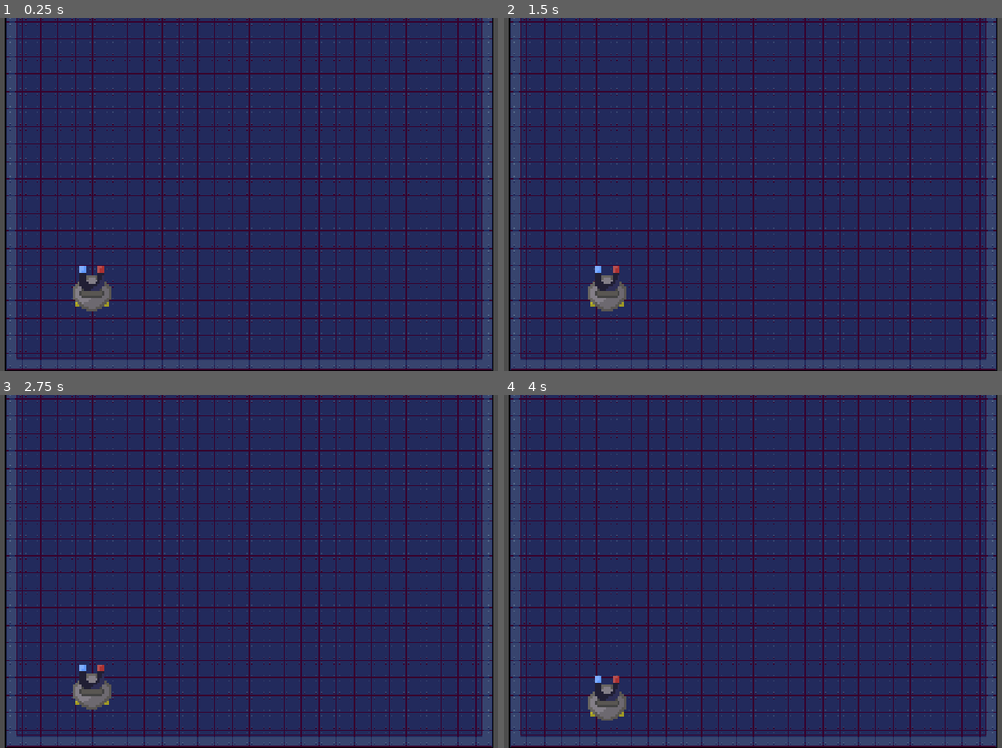
Above: before the commit, frames 1-4 (two rows, left to right).
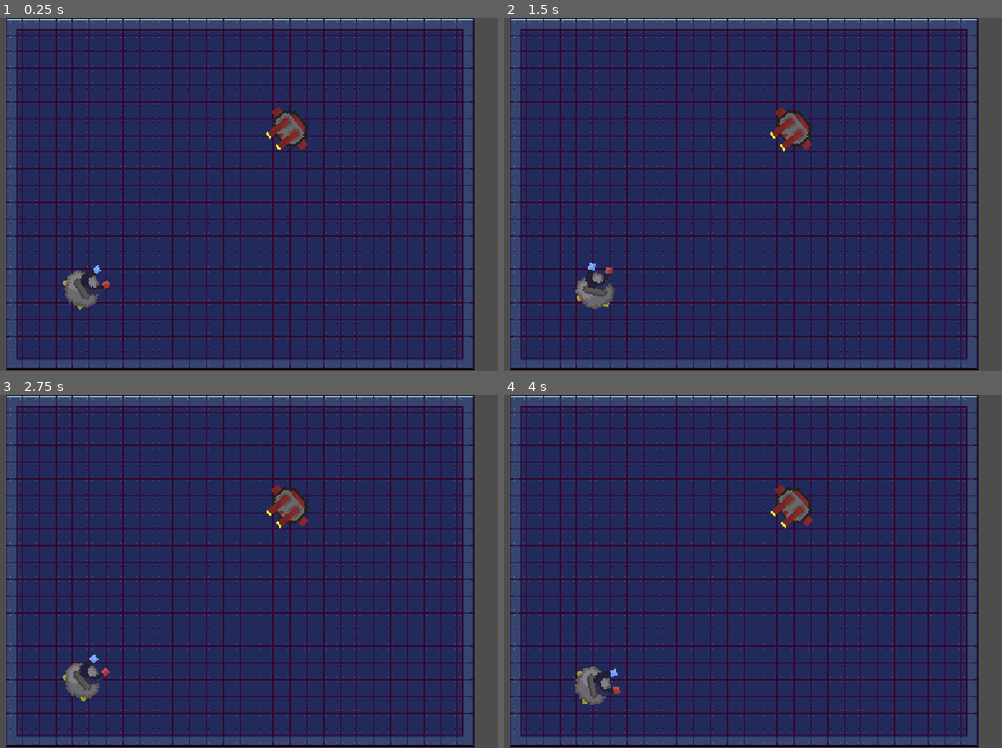
Above: after the commit, the same moments.

Repository: FazalThe/magslam
Game: Godot game, scene res://main.tscn
Same seed, same stepped clock (60 frames per second), same inputs: the game is played once before the commit and once after it.
Inputs (mouse positions are in pixels of both pictures, inside the frame that each line leads up to):
- Up to frame 1 (0.25 s): no input
- Up to frame 2 (1.5 s): tap Enter at 0.5 s; move the mouse to (877, 176) at 0.52 s; hold Right 0.53-1.28 s; tap A (A) at 0.6 s; click (877, 176) at 0.67 s; tap D (D) at 0.8, 1.35 s; tap Space at 1.25 s; move the mouse to (613, 212) at 1.27 s; hold Down from 1.28 s (still down); click (613, 212) at 1.42 s
- Up to frame 3 (2.75 s): tap S (S) at 1.55, 2.1 s; tap Enter at 2 s; move the mouse to (298, 493) at 2.02 s; release Down at 2.03 s; hold Right from 2.03 s (still down); click (298, 493) at 2.17 s; tap A (A) at 2.3 s
- Up to frame 4 (4 s): tap Space at 2.75 s; move the mouse to (708, 642) at 2.77 s; release Right at 2.78 s; hold Up 2.78-3.53 s; tap A (A) at 2.85 s; click (708, 642) at 2.92 s; tap D (D) at 3.05, 3.6 s; tap Enter at 3.5 s; move the mouse to (927, 624) at 3.52 s; hold Left from 3.53 s (still down); click (927, 624) at 3.67 s; tap S (S) at 3.8 s

The runs differ from the first frame. In frame 1, 33% of the frame differs, in the area x 0-100%, y 0-100%; in frame 2, 33%; in frame 3, 33%; in frame 4, 34%.

Commit message:
added enemy

Diff:
--- /dev/null
+++ b/dualbot.gd
@@ -0,0 +1,16 @@
+extends CharacterBody2D
+
+@onready var magnet: CharacterBody2D = $"../Magnet"
+
+
+
+const SPEED = 300.0
+
+
+func _physics_process(_delta: float) -> void:
+
+	look_at(magnet.position)
+
+
+
+	move_and_slide()
--- /dev/null
+++ b/dualbot.tscn
@@ -0,0 +1,19 @@
+[gd_scene load_steps=4 format=3 uid="uid://b5vtble46hk1y"]
+
+[ext_resource type="Script" uid="uid://dptci2n6kwl87" path="res://dualbot.gd" id="1_4bj0b"]
+[ext_resource type="Texture2D" uid="uid://cxogh155bspdp" path="res://Assets/Characters/robot.png" id="1_toofv"]
+
+[sub_resource type="CircleShape2D" id="CircleShape2D_toofv"]
+radius = 28.0
+
+[node name="CharacterBody2D" type="CharacterBody2D"]
+script = ExtResource("1_4bj0b")
+
+[node name="Sprite2D" type="Sprite2D" parent="."]
+position = Vector2(7.9999995, 4.768372e-07)
+rotation = -1.5707964
+scale = Vector2(4.19, 4.19)
+texture = ExtResource("1_toofv")
+
+[node name="CollisionShape2D" type="CollisionShape2D" parent="."]
+shape = SubResource("CircleShape2D_toofv")
--- a/main.tscn
+++ b/main.tscn
@@ -13,6 +13,7 @@
 [ext_resource type="Texture2D" uid="uid://fulrpaxh4jhp" path="res://Assets/1 Tiles/IndustrialTile_04.png" id="9_074og"]
 [ext_resource type="Texture2D" uid="uid://d2mty2t5lq02y" path="res://Assets/1 Tiles/IndustrialTile_24.png" id="10_cegan"]
 [ext_resource type="PackedScene" uid="uid://c6wl30o5rhyfo" path="res://player.tscn" id="13_ycdy4"]
+[ext_resource type="PackedScene" uid="uid://b5vtble46hk1y" path="res://dualbot.tscn" id="14_w48qg"]
 
 [sub_resource type="TileSetAtlasSource" id="TileSetAtlasSource_82xsv"]
 texture = ExtResource("1_4c57u")
@@ -105,10 +106,14 @@
 tile_map_data = PackedByteArray("AAAAAO3/DAAAAAAAAAAAAO7/DAAAAAAAAAAAAO//DAAAAAAAAAAAAPD/DAAAAAAAAAAAAPH/DAAAAAAAAAAAAP …(9328 unchanged characters)…
 tile_set = SubResource("TileSet_kq58d")
 
-[node name="CharacterBody2D" parent="." instance=ExtResource("13_ycdy4")]
+[node name="Magnet" parent="." instance=ExtResource("13_ycdy4")]
 position = Vector2(120, -125)
 scale = Vector2(0.495, 0.495)
 
 [node name="Camera2D" type="Camera2D" parent="."]
-position = Vector2(390, -290.99997)
+position = Vector2(407, -303)
 scale = Vector2(0.99999994, 0.99999994)
+zoom = Vector2(0.96, 0.96)
+
+[node name="DualBot" parent="." instance=ExtResource("14_w48qg")]
+position = Vector2(511, -429)
--- a/player.gd
+++ b/player.gd
@@ -2,14 +2,13 @@
 
 @onready var sprite: Sprite2D = $Sprite2D
 
-const SPEED = 300.0
-const JUMP_VELOCITY = -400.0
+const SPEED = 200.0
 
 
-func _physics_process(delta: float) -> void:
+func _physics_process(_delta: float) -> void:
 
 	# Rotate the body to mouse
-
+	look_at(get_global_mouse_position())
 
 
 	# Get the input direction and handle the movement/deceleration.
--- a/player.tscn
+++ b/player.tscn
@@ -7,15 +7,14 @@
 radius = 65.0
 
 [node name="CharacterBody2D" type="CharacterBody2D"]
-position = Vector2(-12, -30)
 script = ExtResource("1_onrkg")
 
 [node name="Sprite2D" type="Sprite2D" parent="."]
-position = Vector2(14, 17)
+position = Vector2(-1, -1)
+rotation = 1.5707964
 scale = Vector2(8.45, 8.45)
 texture = ExtResource("1_4flbx")
 
 [node name="CollisionShape2D" type="CollisionShape2D" parent="."]
-visible = false
-position = Vector2(13, 29)
+position = Vector2(0.17499542, -0.375)
 shape = SubResource("CircleShape2D_4flbx")
Not shown, added: dualbot.gd.uid
Not shown: 1 places in main.tscn that only renumber resources
